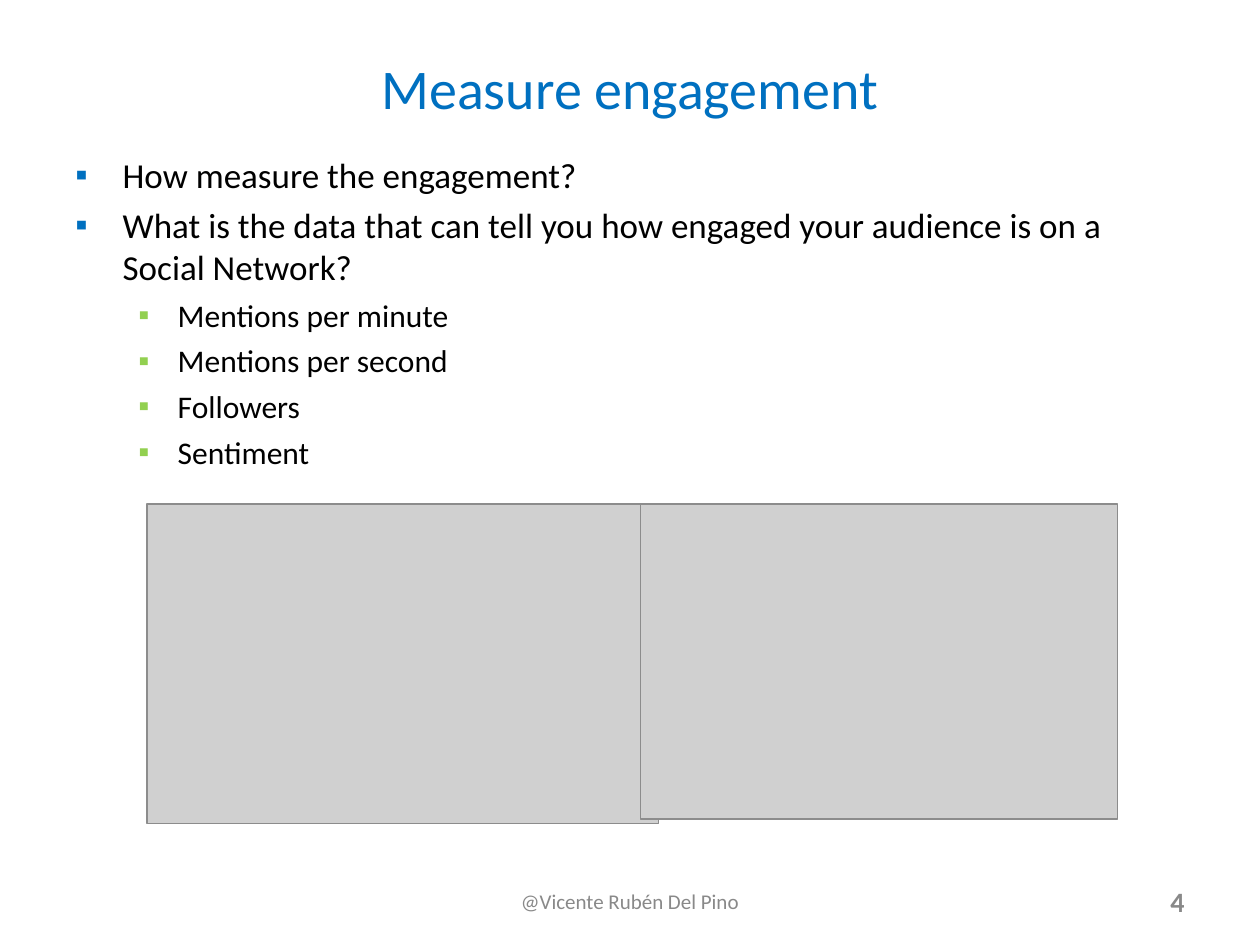
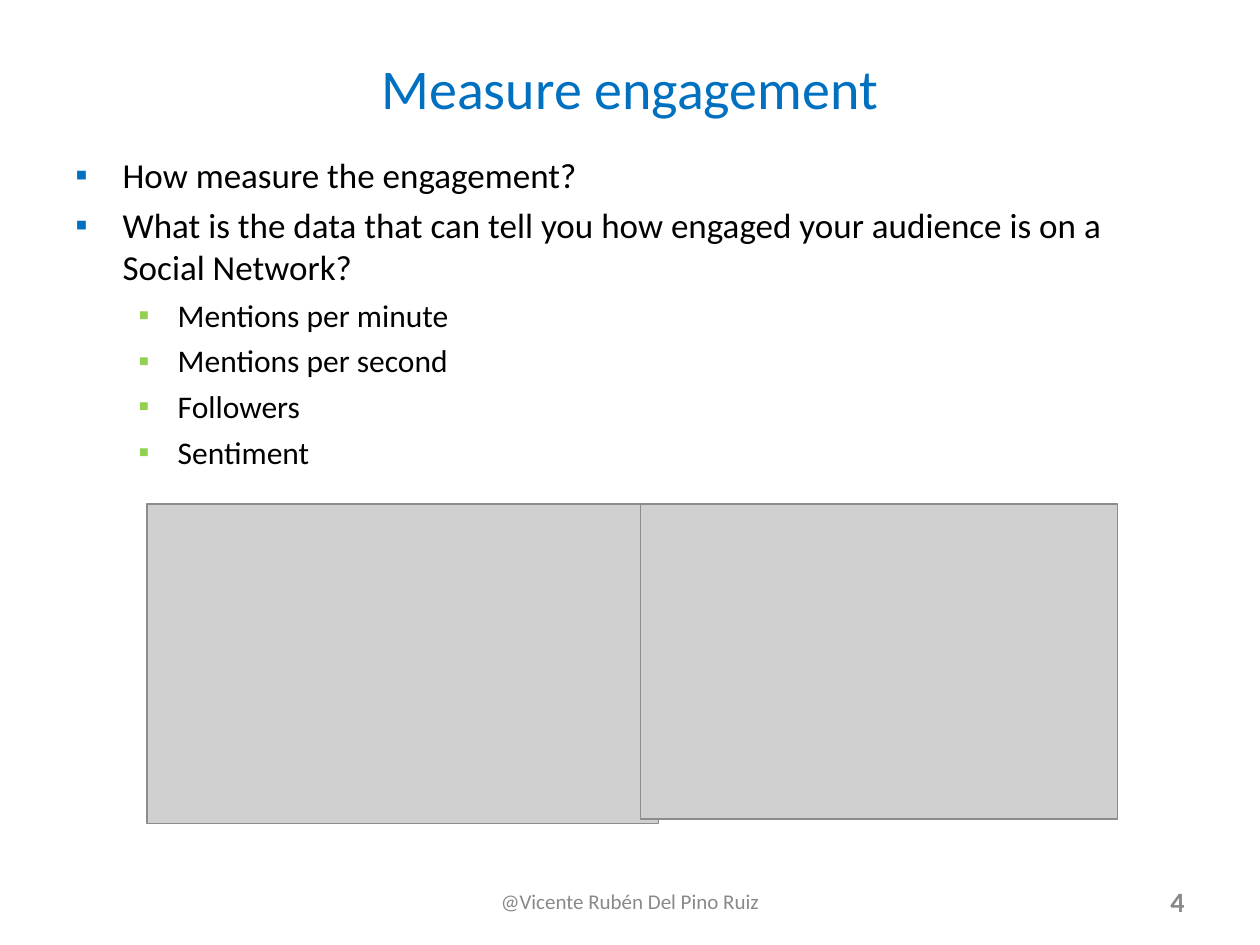
Before and after one commit to MovieTrender/Documentation, a slide deck: slide 4 of Big Data Case Study in Social Media.ppt. Drawn at 1260x945 pixels with LibreOffice and Linux fonts; fonts in the diff are those of the drawing; grey boxes stand for pictures. Boxes give left, top, right and bottom in pixels: in the first picture for what was removed or moved away, otherwise in the second. Text is boxed around its words. In the diff, an @@ line names an element or a change of style, - is before the commit and + after.

```diff
--- a/Big Data Case Study in Social Media.ppt
+++ b/Big Data Case Study in Social Media.ppt
@@ text at (501,894,758,912): text changed @@
-@Vicente Rubén Del Pino
+@Vicente Rubén Del Pino Ruiz
```
Also in this commit, not shown: 9 other slides changed, 3 slides added, 3 slides removed, 1 other file.
